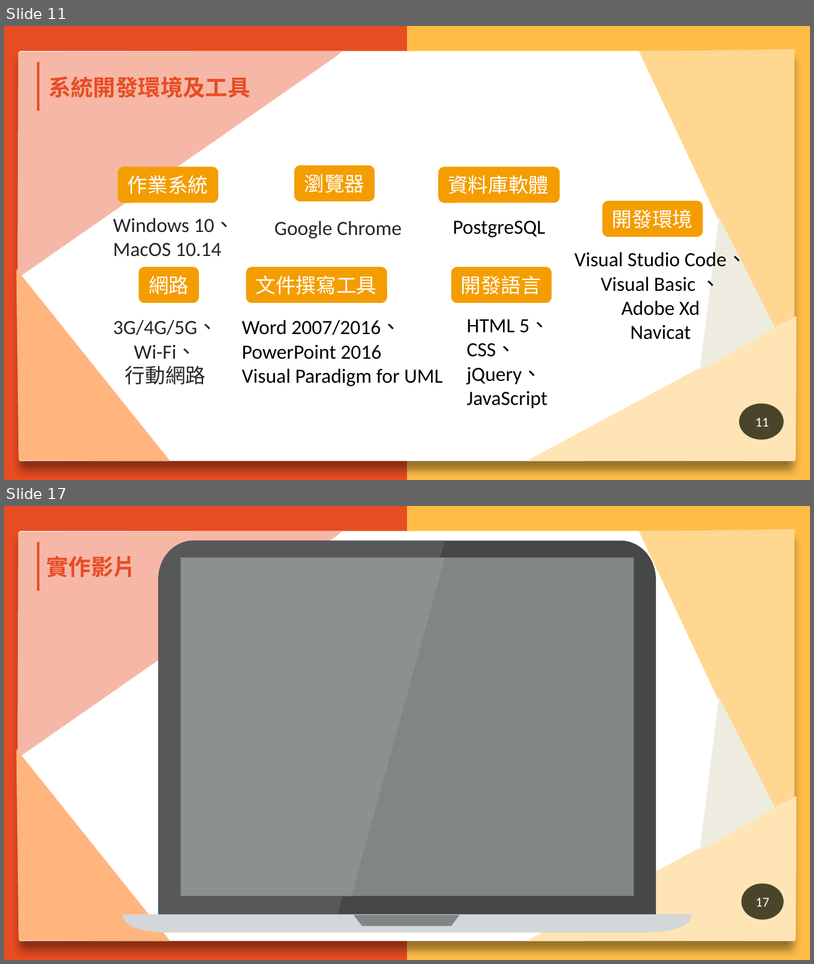
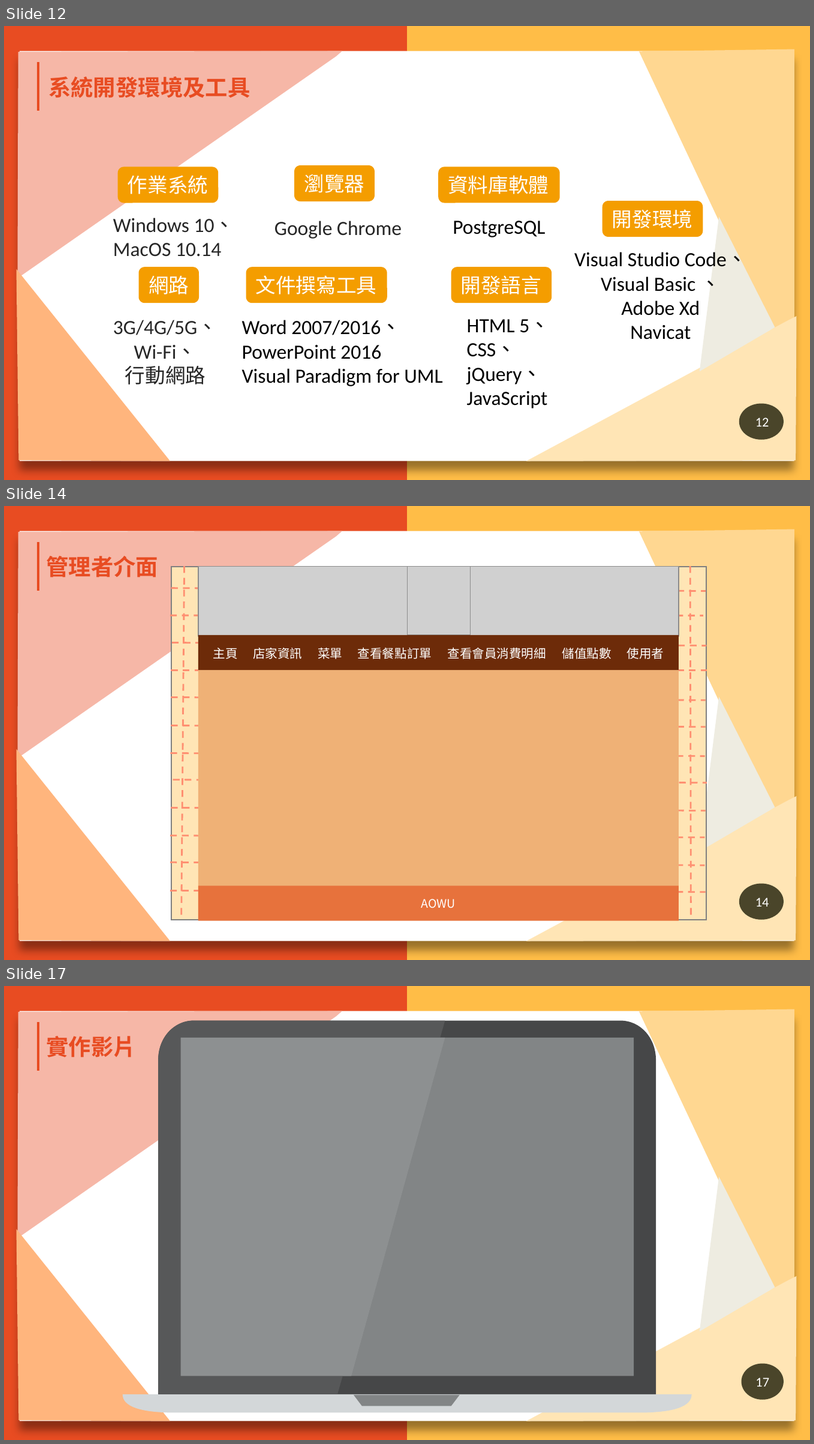
Before and after one commit to N1066442/board-game, a slide deck: 第109408組-AOWU桌遊GO-ppt.pptx. Shown one above the other, each under a label of ours: slides 11 and 17 before the commit, slides 12, 14 and 17 after it; the slides between them are not shown. The pictures are 814x964 and 814x1444 pixels, drawn with LibreOffice and Linux fonts; fonts in the diff are those of the drawing; grey boxes stand for pictures; background and template pictures are left out. Boxes give left, top, right and bottom in pixels: in the first picture for what was removed or moved away, otherwise in the second. Text is boxed around its words. In the diff, an @@ line names an element or a change of style, - is before the commit and + after.

```diff
--- a/第109408組-AOWU桌遊GO-ppt.pptx
+++ b/第109408組-AOWU桌遊GO-ppt.pptx
@@ slide 14 added at (4,506,810,960), background #FFBD47; not listed: 8 template elements that a slide beside it also shows @@
@@ text added at (46,556,158,577), 20 pt, text #E84C22, bold @@
+管理者介面
@@ rectangle added at (171,567,707,919), fill #FFE5B5, outline #808080 1 pt @@
@@ line added from (185, 567) to (182, 919), #FF8F71 1.5 pt dashed @@
@@ line added from (690, 567) to (691, 919), #FF8F71 1.5 pt dashed @@
@@ line added from (171, 588) to (707, 591), #FF8F71 1.5 pt dashed @@
@@ line added from (170, 616) to (703, 616), #FF8F71 1.5 pt dashed @@
@@ line added from (172, 642) to (707, 646), #FF8F71 1.5 pt dashed @@
@@ text added at (213,648,237,659), 11 pt, text #FFFFFF @@
+主頁
@@ text added at (253,648,302,659), 11 pt, text #FFFFFF @@
+店家資訊
@@ text added at (318,647,342,659), 11 pt, text #FFFFFF @@
+菜單
@@ text added at (358,647,432,659), 11 pt, text #FFFFFF @@
+查看餐點訂單
@@ text added at (447,647,546,659), 11 pt, text #FFFFFF @@
+查看會員消費明細
@@ text added at (563,647,612,659), 11 pt, text #FFFFFF @@
+儲值點數
@@ text added at (627,647,665,659), 11 pt, text #FFFFFF @@
+使用者
@@ line added from (171, 670) to (707, 670), #FF8F71 1.5 pt dashed @@
@@ line added from (171, 697) to (705, 700), #FF8F71 1.5 pt dashed @@
@@ line added from (171, 726) to (705, 727), #FF8F71 1.5 pt dashed @@
@@ line added from (170, 753) to (705, 756), #FF8F71 1.5 pt dashed @@
@@ line added from (173, 780) to (707, 783), #FF8F71 1.5 pt dashed @@
@@ line added from (171, 808) to (705, 810), #FF8F71 1.5 pt dashed @@
@@ line added from (170, 835) to (705, 837), #FF8F71 1.5 pt dashed @@
@@ line added from (170, 862) to (705, 865), #FF8F71 1.5 pt dashed @@
@@ page number added at (740,883,784,919), fill #4A452A, 12 pt, text #FFFFFF @@
+14
@@ line added from (170, 891) to (705, 891), #FF8F71 1.5 pt dashed @@
@@ group added at (198,567,679,921): 3 rectangles, 2 pictures @@
+AOWU
@@ what was slide 11 is now slide 12 @@
@@ page number at (756,417,770,426): text changed @@
-11
+12
```
Also in this commit, not shown: 6 slides changed, 7 other slides added, 1 slide removed, 3 other files.
